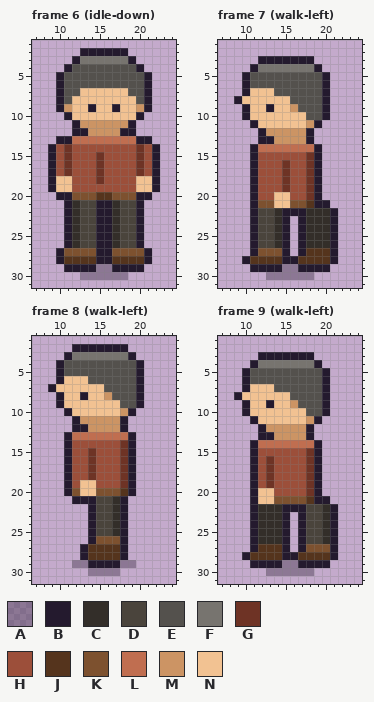
Two versions of one pixel-art file, assets/aseprite/actor_smith.aseprite. That is the earlier state.
32x32 pixels, 24 frames. Shown: frame 6 (idle-down): x 7..24, y 1..31; frame 7 (walk-left): x 7..24, y 1..31; frame 8 (walk-left): x 7..24, y 1..31; frame 9 (walk-left): x 7..24, y 1..31. The commit also changed other frames, which this record leaves out.
Palette (. is transparent): A #241a2e5a  B #241a2e  C #332e29  D #4a443c  E #54514d  F #77746f  G #6e3325  H #9c4f3a  J #55341d  K #7d512f  L #c06e50  M #cc9464  N #f2c292
Now the later version:
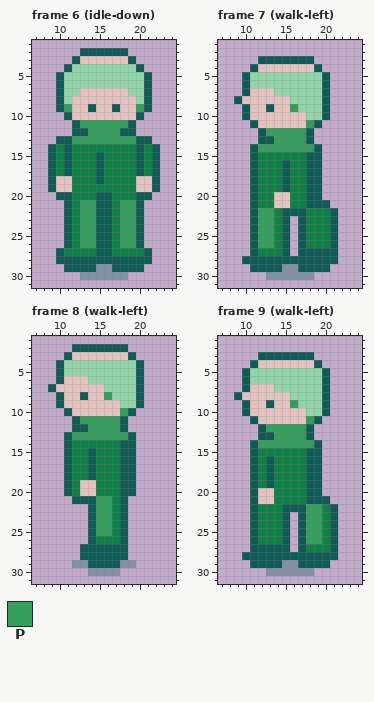
Colours new in this view: P #329f5b
The edit:
colour A: #241a2e5a -> #0d5d565a
colour B: #241a2e -> #0d5d56
colour E: #54514d -> #8fd5a6
colour H: #9c4f3a -> #0c8346
colour N: #f2c292 -> #e5c2c0
Frame 6 (idle-down), layer "actor":
y 3: x 13..18 FFFFFF -> NNNNNN
y 9: x 11 M -> P; x 20 M -> P
y 11: x 13..18 MMMMMM -> PPPPPP
y 12: x 14..17 MMMM -> PPPP
y 13: x 12..19 LLLLLLLL -> PPPPPPPP
y 14: x 11 G -> B; x 20 G -> B
y 15..17: x 11 G -> B; x 15 G -> B; x 20 G -> B
y 18: x 15 G -> B
y 20: x 12..19 KKKJJKKK -> HHHBBHHH
y 21..26: x 12..14 CDD -> HPP; x 17..19 CDD -> HPP
y 27: x 11..14 KKKK -> HHHH; x 17..20 KKKK -> HHHH
y 28: x 11..14 JJJJ -> BBBB; x 17..20 JJJJ -> BBBB
Frame 7 (walk-left), layer "actor":
y 4: x 12..18 FFFFFFF -> NNNNNNN
y 9: x 16 M -> P
y 11: x 18 M -> P
y 12: x 13..17 MMMMM -> PPPPP
y 13: x 14..17 MMMM -> PPPP
y 14: x 12..18 LLLLLLL -> PPPPPPP
y 15: x 18 G -> B
y 16..19: x 15 G -> B; x 18 G -> B
y 20: x 18 G -> B
y 21: x 12..13 KK -> HH; x 16..18 KKJ -> HHB
y 22..26: x 12..14 DDC -> PPH; x 18..20 CCC -> HHH
y 27: x 12..14 KKK -> HHH; x 18..20 JJJ -> BBB
y 28: x 11..14 JJJJ -> BBBB; x 17..20 JJJJ -> BBBB
Frame 8 (walk-left), layer "actor":
y 3: x 12..18 FFFFFFF -> NNNNNNN
y 8: x 16 M -> P
y 10: x 18 M -> P
y 11: x 13..17 MMMMM -> PPPPP
y 12: x 14..17 MMMM -> PPPP
y 13: x 12..18 LLLLLLL -> PPPPPPP
y 14: x 18 G -> B
y 15..18: x 14 G -> B; x 18 G -> B
y 19: x 18 G -> B
y 20: x 12 K -> H; x 15..18 KKKJ -> HHHB
y 21..25: x 15..17 DDC -> PPH
y 26: x 15..17 KKK -> HHH
y 27..28: x 14..17 JJJJ -> BBBB
Frame 9 (walk-left), layer "actor":
y 4: x 12..18 FFFFFFF -> NNNNNNN
y 9: x 16 M -> P
y 11: x 18 M -> P
y 12: x 13..17 MMMMM -> PPPPP
y 13: x 14..17 MMMM -> PPPP
y 14: x 12..18 LLLLLLL -> PPPPPPP
y 15: x 18 G -> B
y 16..19: x 13 G -> B; x 18 G -> B
y 20: x 18 G -> B
y 21: x 14..18 KKKKJ -> HHHHB
y 22..26: x 12..14 CCC -> HHH; x 18..20 DDC -> PPH
y 27: x 12..14 JJJ -> BBB; x 18..20 KKK -> HHH
y 28: x 11..14 JJJJ -> BBBB; x 17..20 JJJJ -> BBBB
Pixel boxes of the changes (left, top, right, bottom) in both pictures:
changed: (48, 48, 160, 280)
changed: (234, 56, 338, 280)
changed: (48, 344, 144, 576)
changed: (234, 352, 338, 576)
